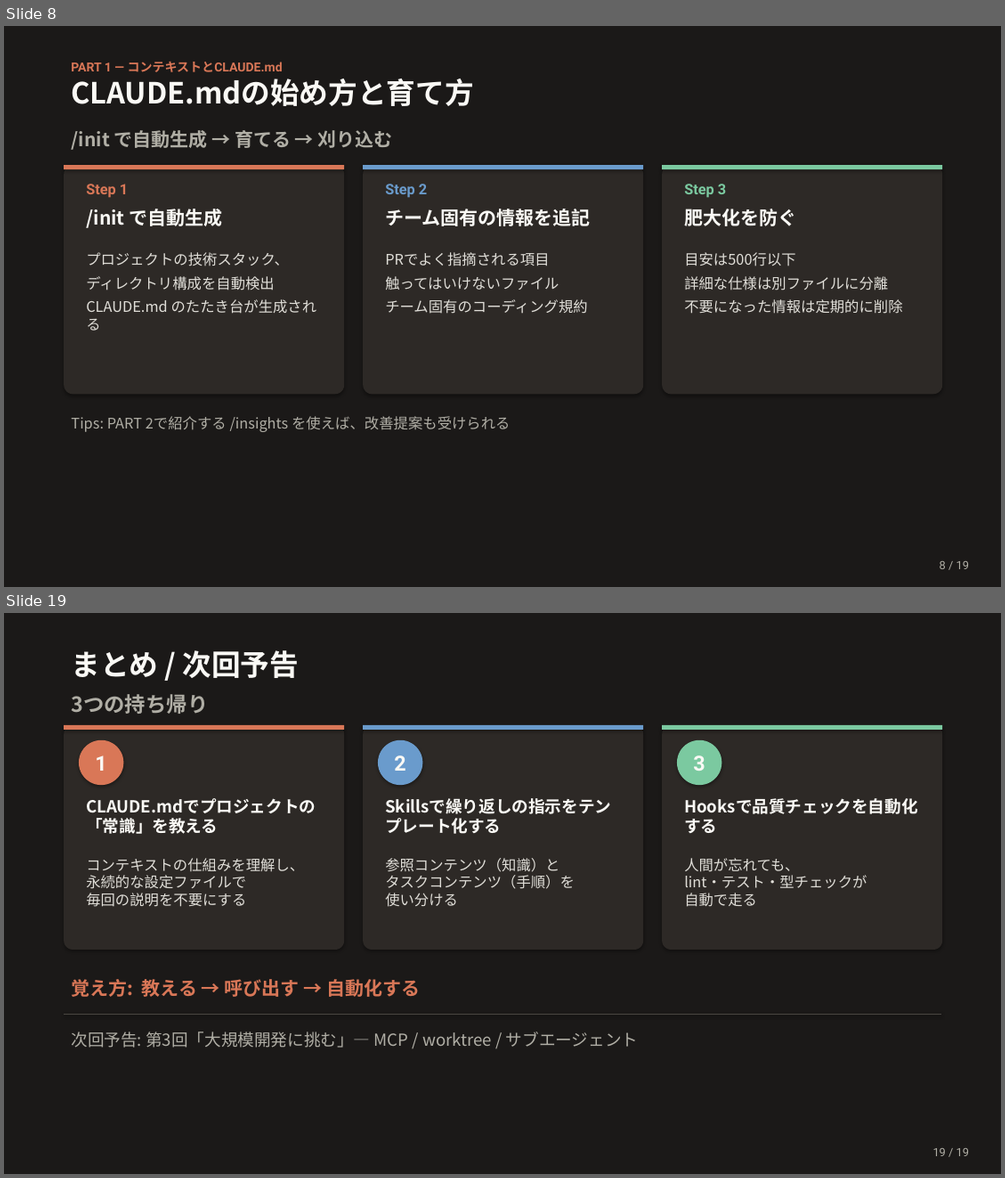
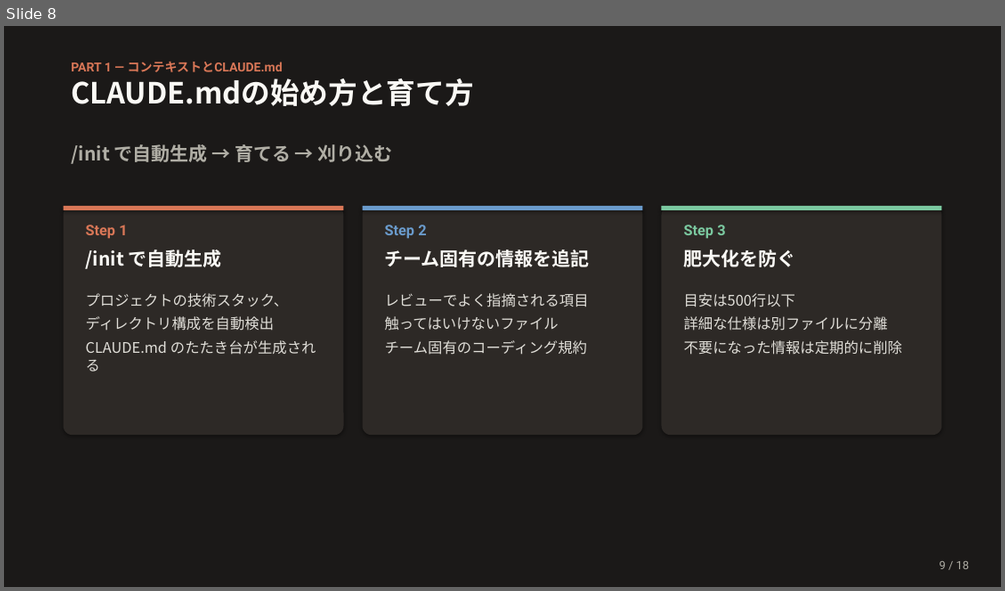
Before and after one commit to Ischca/zenn, a slide deck: slides/Claude_session2.pptx. Shown one above the other, each under a label of ours: slides 8 and 19 before the commit, slide 8 after it; the slides between them are not shown. The pictures are 1005x1178 and 1005x591 pixels, drawn with LibreOffice and Linux fonts; fonts in the diff are those of the drawing. Boxes give left, top, right and bottom in pixels: in the first picture for what was removed or moved away, otherwise in the second. Text is boxed around its words. In the diff, an @@ line names an element or a change of style, - is before the commit and + after.

```diff
--- a/slides/Claude_session2.pptx
+++ b/slides/Claude_session2.pptx
@@ slide 19 removed at (4, 613, 1001, 1174), background #1B1918 @@
@@ text removed at (71, 650, 299, 678) @@
-まとめ / 次回予告
@@ text removed at (71, 694, 208, 714) @@
-3つの持ち帰り
@@ rounded rectangle removed at (64, 725, 344, 949) @@
@@ rectangle removed at (64, 725, 344, 730) @@
@@ ellipse removed at (79, 740, 123, 785) @@
-1
@@ rounded rectangle removed at (363, 725, 643, 949) @@
@@ rectangle removed at (363, 725, 643, 730) @@
@@ ellipse removed at (378, 740, 423, 785) @@
-2
@@ rounded rectangle removed at (662, 725, 942, 949) @@
@@ rectangle removed at (662, 725, 942, 730) @@
@@ ellipse removed at (677, 740, 722, 785) @@
-3
@@ text removed at (86, 798, 316, 834) @@
-CLAUDE.mdでプロジェクトの「常識」を教える
@@ text removed at (378, 793, 629, 837) @@
-Skillsで繰り返しの指示をテンプレート化する
@@ text removed at (677, 793, 928, 837) @@
-Hooksで品質チェックを自動化する
@@ text removed at (86, 858, 304, 907) @@
-コンテキストの仕組みを理解し、
-永続的な設定ファイルで
-毎回の説明を不要にする
@@ text removed at (385, 858, 574, 907) @@
-参照コンテンツ（知識）と
-タスクコンテンツ（手順）を
-使い分ける
@@ text removed at (684, 858, 866, 907) @@
-人間が忘れても、
-lint・テスト・型チェックが
-自動で走る
@@ text removed at (71, 979, 420, 997) @@
-覚え方: 教える → 呼び出す → 自動化する
@@ line removed from (64, 1013) to (941, 1013) @@
@@ text removed at (71, 1031, 638, 1047) @@
-次回予告: 第3回「大規模開発に挑む」— MCP / worktree / サブエージェント
@@ text removed at (933, 1148, 969, 1156) @@
-19 / 19
@@ slide 8 changed as well @@
@@ text "/init で自動生成 → 育てる → ...": place and size @@
-text "/init で自動生成 → 育てる → ..." at (71, 130, 393, 150)
+text "/init で自動生成 → 育てる → ..." at (71, 144, 393, 164)
@@ 8 texts, 3 rounded rectangles, 3 rectangles: place and size @@
-8 texts, 3 rounded rectangles, 3 rectangles at (64, 165, 942, 394)
+8 texts, 3 rounded rectangles, 3 rectangles at (63, 206, 942, 435)
@@ text "レビューでよく指摘される項目": place and size @@
-text "レビューでよく指摘される項目" at (385, 252, 587, 313)
+text "レビューでよく指摘される項目" at (385, 293, 589, 354)
@@ text at (385, 293, 589, 307): text changed @@
-PRでよく指摘される項目
+レビューでよく指摘される項目
@@ text removed at (71, 416, 510, 432) @@
-Tips: PART 2で紹介する /insights を使えば、改善提案も受けられる
```
Also in this commit, not shown: 6 other slides changed, 8 slides added, 11 other slides removed, 8 other files.
